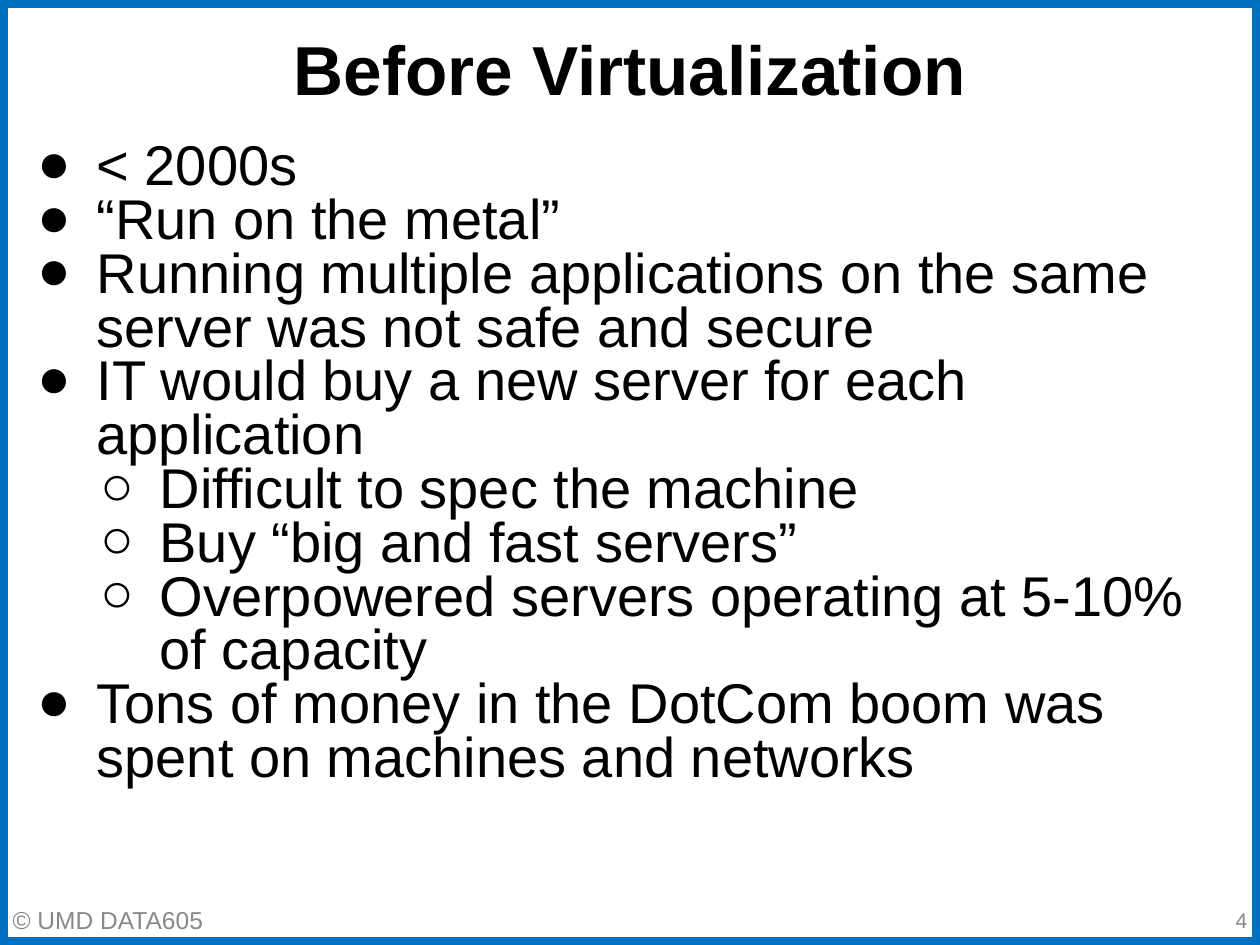
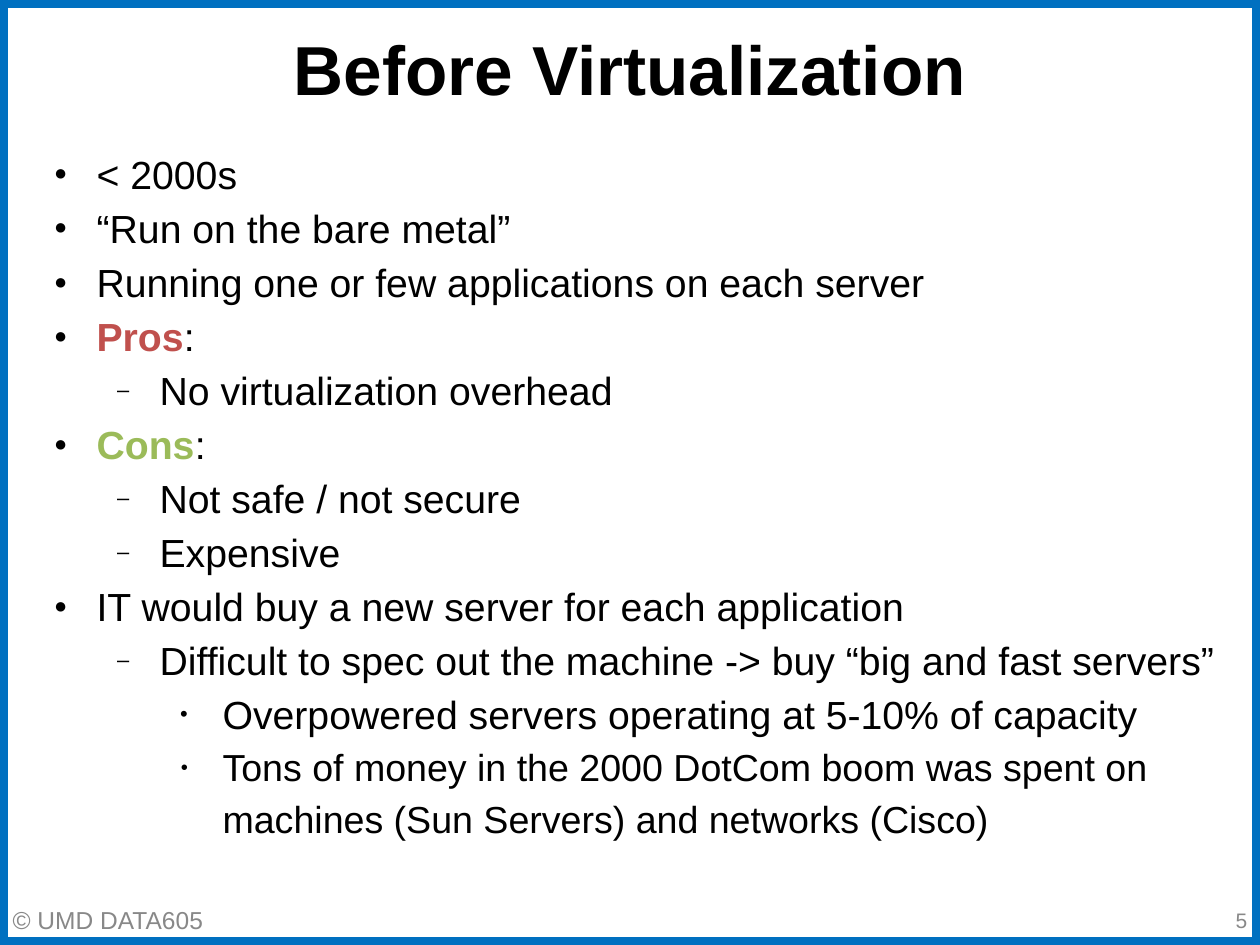
Before and after one commit to gpsaggese/umd_data605, a slide deck: slide 5 of lectures/02.2 - Docker DevOps.pptx (slide 4 before the commit). Drawn at 1260x945 pixels with LibreOffice and Linux fonts; fonts in the diff are those of the drawing. Boxes give left, top, right and bottom in pixels: in the first picture for what was removed or moved away, otherwise in the second. Text is boxed around its words. In the diff, an @@ line names an element or a change of style, - is before the commit and + after.

```diff
--- a/lectures/02.2 - Docker DevOps.pptx
+++ b/lectures/02.2 - Docker DevOps.pptx
@@ text at [97,161,1137,737]: size 32 to 22.4 pt in "< 2000s", "IT would buy a new server for ...", "Overpowered servers operating at 5-10% of capacity"; indent changed; line spacing 0.8 to 1.15; bullet ○ to •; list level 2 to 3 in "Overpowered servers operating at 5-10% ..." @@
@@ text at [97,214,924,575]: text changed; size 32 to 22.4 pt @@
-● “Run on the metal”
-● Running multiple applications on the same server was not safe and secure
+● “Run on the bare metal”
+● Running one or few applications on each server
+● Pros:
+  – No virtualization overhead
+● Cons:
+  – Not safe / not secure
+  – Expensive
@@ text at [160,646,1214,683]: text changed; size 32 to 22.4 pt @@
-  ○ Difficult to spec the machine
-  ○ Buy “big and fast servers”
+  – Difficult to spec out the machine -> buy “big and fast servers”
@@ text at [223,753,1147,841]: text changed; size 32 to 21.5 pt @@
-● Tons of money in the DotCom boom was spent on machines and networks
+    • Tons of money in the 2000 DotCom boom was spent on machines (Sun Servers) and networks (Cisco)
@@ page number at [1236,913,1248,928]: text changed @@
-4
+5
```
Also in this commit, not shown: 20 other slides changed, 2 slides added, 3 slides removed, 3 other files.
